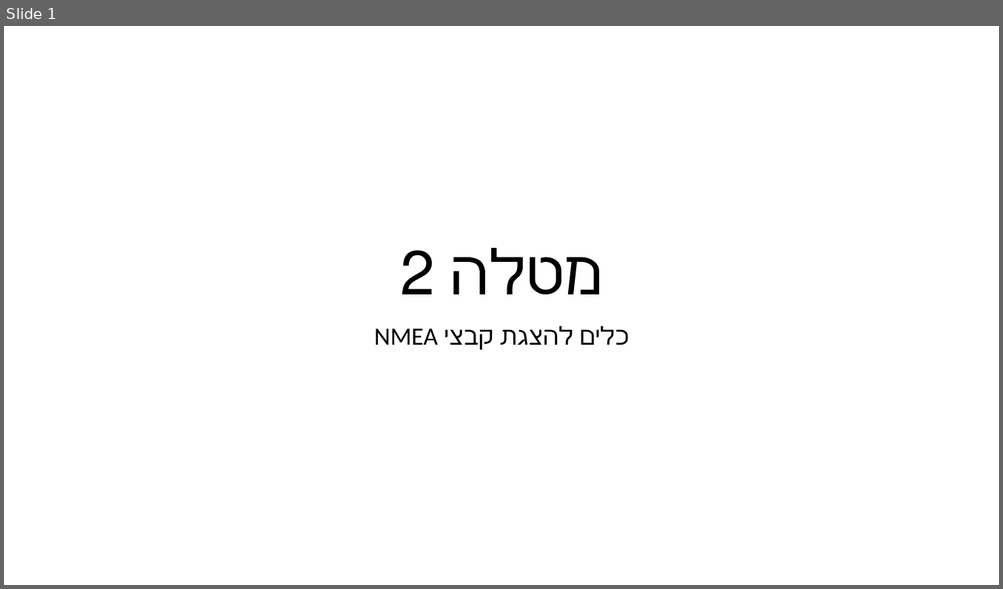
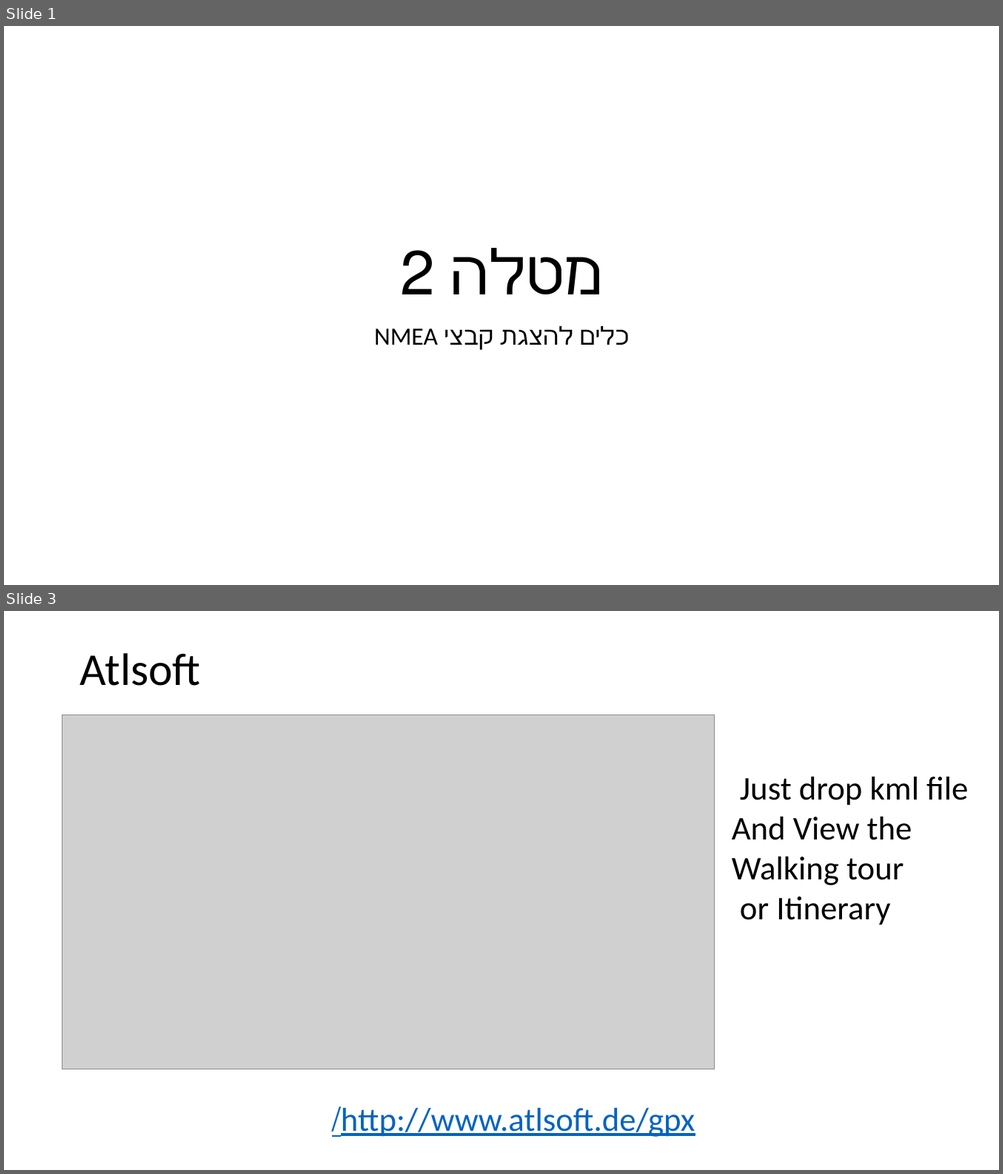
Before and after one commit to Mesfin1/matala2, a slide deck: ex2/NMEA Viewing Tools.pptx. Shown one above the other, each under a label of ours: slide 1 before the commit, slides 1 and 3 after it; the slides between them are not shown. The pictures are 1003x589 and 1003x1174 pixels, drawn with LibreOffice and Linux fonts; fonts in the diff are those of the drawing; grey boxes stand for pictures. Boxes give left, top, right and bottom in pixels: in the first picture for what was removed or moved away, otherwise in the second. Text is boxed around its words. In the diff, an @@ line names an element or a change of style, - is before the commit and + after.

```diff
--- a/ex2/NMEA Viewing Tools.pptx
+++ b/ex2/NMEA Viewing Tools.pptx
@@ slide 3 added at <box>4,611,999,1170</box>, background #FFFFFF @@
@@ title added at <box>79,653,200,686</box>, 44 pt, text #000000 @@
+Atlsoft
@@ picture added at <box>62,715,714,1070</box> @@
@@ text added at <box>731,777,967,925</box>, 32 pt, text #000000 @@
+Just drop kml file
+And View the Walking tour
+or Itinerary
@@ text added at <box>341,1108,694,1137</box>, 32 pt, text #0563C1, underline @@
+http://www.atlsoft.de/gpx/
```
Also in this commit, not shown: 3 slides changed, 1 other slide added.
